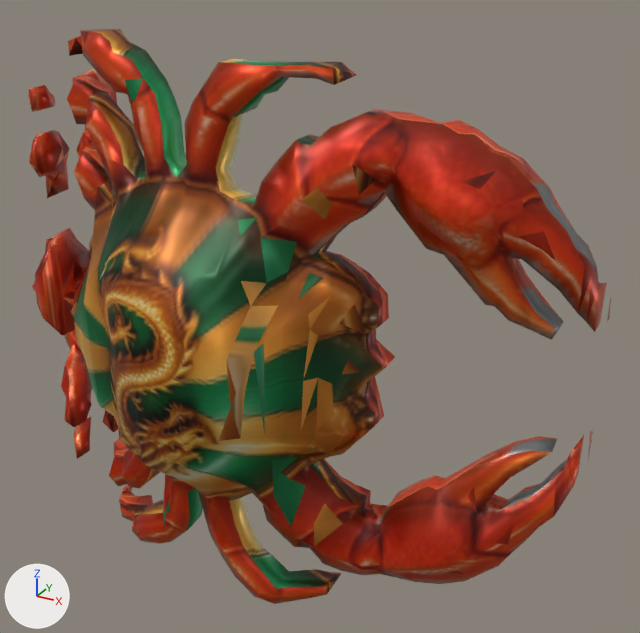
The glTF model assets/models/fortune_crab.glb, before and after one commit.
Rendered twice from a 50 mm lens placed at (0.682, -1.033, 0.567), pointed at (0.091, 0.042, 0.029). Every picture has the same lights, and +X, +Y and +Z are marked at lower left. The first picture is the older version. Vertices at exactly the same position are counted once.

In view in the first picture: 'fortune_crab'.
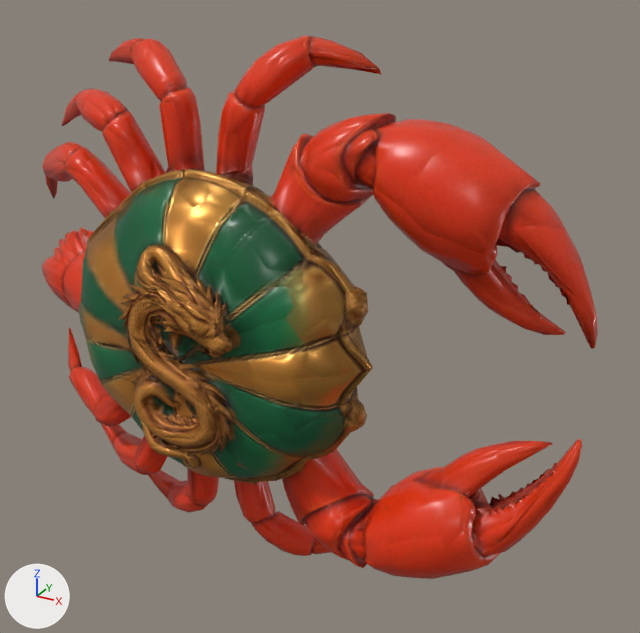
Where the change shows, as pixel boxes (x1, y1, x2, y2) in the pictures (640 x 633 px):
'fortune_crab', surface changed, reshaped: before (28, 29, 611, 604); after (42, 35, 598, 579)
part 1 of me_fortune_crab, rebuilt: before (32, 29, 606, 604); after (42, 35, 598, 579)
part 2 of me_fortune_crab, deleted: before (28, 85, 611, 459)

Edits to the bpy script that builds the scene:
```text
Add img_image_0:
    img_image_0 = load_image('Image_0', '_unpacked/Image_0', 512, 512, 'sRGB')
Add img_normal:
    img_normal = load_image('normal', '_unpacked/normal', 512, 512, 'Non-Color')
Add img_image_1:
    img_image_1 = load_image('Image_1', '_unpacked/Image_1', 256, 256, 'Non-Color')
Change mat_fortune_crab_mat:
    remove # nodes: BsdfPrincipled, OutputMaterial, TexImage
    remove # uses the picture img_fortune_crab_atlas
    nodes: BsdfPrincipled, NormalMap, OutputMaterial, SeparateColor, TexImage x3
    uses the picture img_image_0
    uses the picture img_image_1
    uses the picture img_normal
Change me_fortune_crab:
    used by ob_fortune_crab; location = (0.0, 0.0, 0.0)
    remove me_fortune_crab.from_pydata(...)  # 1514 vertices, 2998 faces; spans x -0.504..0.493, y -0.213..0.159, z -0.44..0.435
    add me_fortune_crab.from_pydata(...)  # 3489 vertices, 7000 faces; spans x -0.503..0.494, y -0.155..0.095, z -0.44..0.432
    me_fortune_crab part 1: the loose piece of 1402 vertices spanning x -0.504..0.486, y -0.213..0.159, z -0.44..0.435 is rebuilt with 3489 vertices and now spans x -0.503..0.494, y -0.155..0.095, z -0.44..0.432
    me_fortune_crab part 2: 6 loose pieces with 112 vertices, spanning x -0.48..0.493, y -0.053..0.135, z -0.325..0.342, are deleted
```
